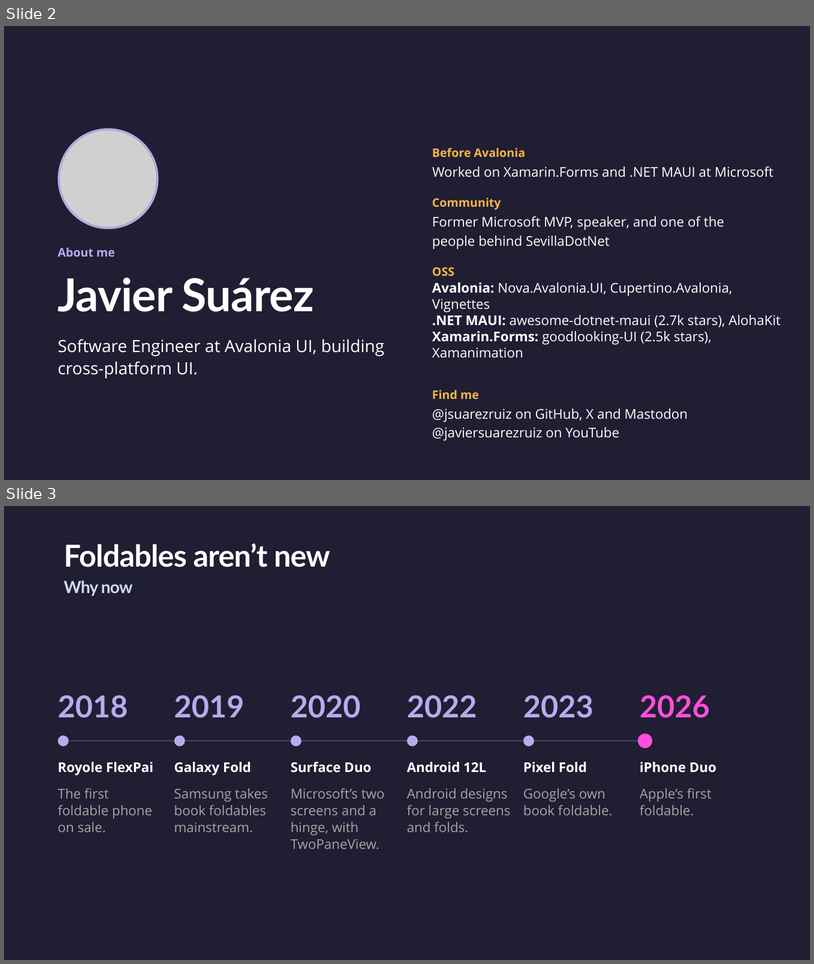
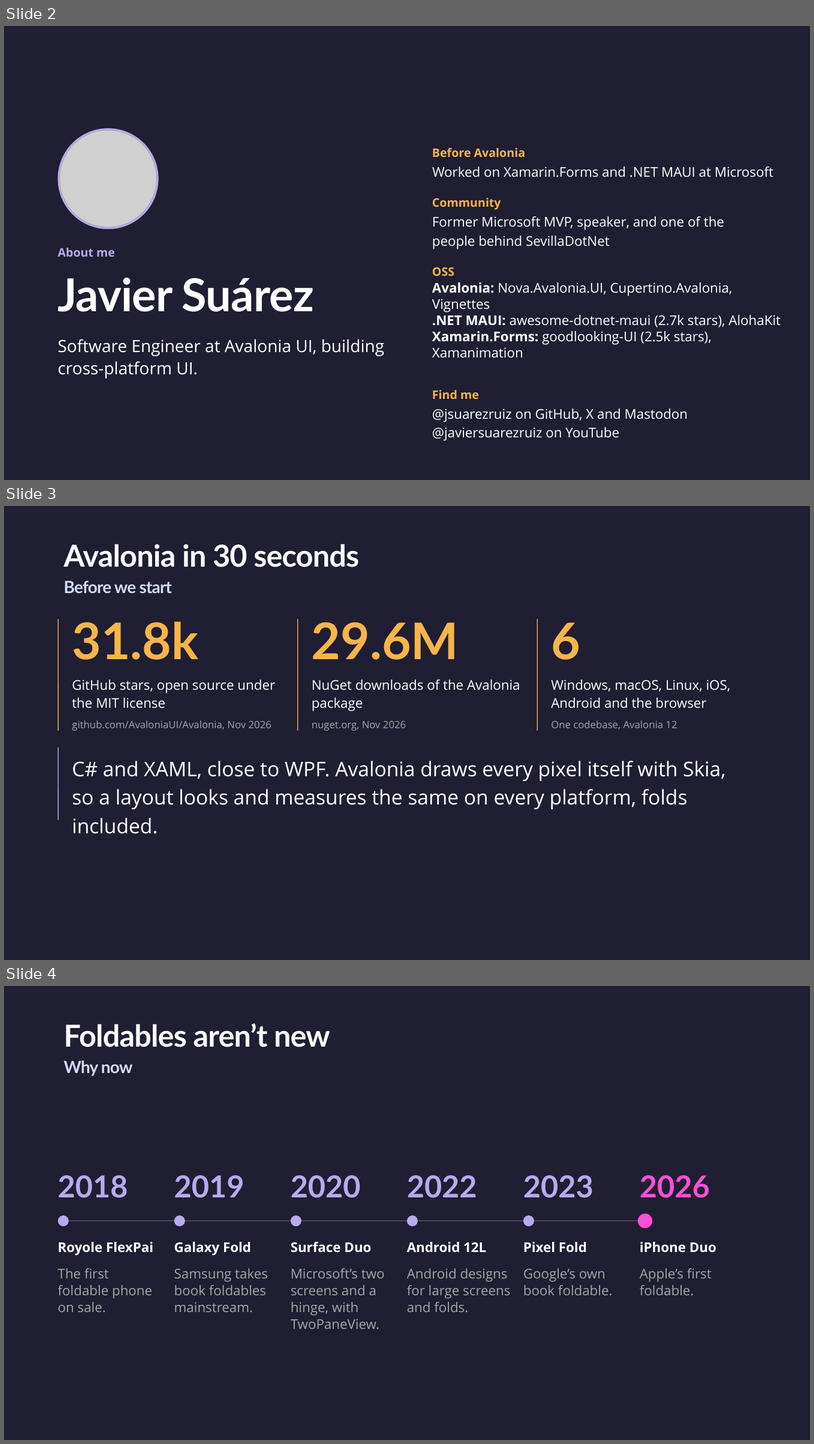
Before and after one commit to jsuarezruiz/dotnetconf2026-avalonia-foldables, a slide deck: Building Dual-Screen Experiences with Avalonia.pptx. Shown one above the other, each under a label of ours: slides 2 and 3 before the commit, slides 2, 3 and 4 after it. The pictures are 814x964 and 814x1444 pixels, drawn with LibreOffice and Linux fonts; fonts in the diff are those of the drawing; grey boxes stand for pictures. Boxes give left, top, right and bottom in pixels: in the first picture for what was removed or moved away, otherwise in the second. Text is boxed around its words. In the diff, an @@ line names an element or a change of style, - is before the commit and + after.

```diff
--- a/Building Dual-Screen Experiences with Avalonia.pptx
+++ b/Building Dual-Screen Experiences with Avalonia.pptx
@@ slide 3 added at [4,506,810,960], background #1F1E32 @@
@@ title added at [64,544,359,567], 36 pt, text #FEFFFE, bold @@
+Avalonia in 30 seconds
@@ text added at [64,580,173,593], 20 pt, text gradient #D2DBF5 to #8A95B6, bold @@
+Before we start
@@ line added from (59, 619) to (59, 730), #F7B548 1 pt @@
@@ text added at [72,621,198,660], 60 pt, text #F7B548, bold @@
+31.8k
@@ line added from (298, 619) to (298, 730), #F7B548 1 pt @@
@@ text added at [312,622,459,660], 60 pt, text #F7B548, bold @@
+29.6M
@@ line added from (537, 619) to (537, 730), #F7B548 1 pt @@
@@ text added at [551,622,581,660], 60 pt, text #F7B548, bold @@
+6
@@ text added at [72,679,275,708], 16 pt, text #FFFFFF @@
+GitHub stars, open source under the MIT license
@@ text added at [312,679,521,711], 16 pt, text #FFFFFF @@
+NuGet downloads of the Avalonia package
@@ text added at [551,679,731,708], 16 pt, text #FFFFFF @@
+Windows, macOS, Linux, iOS, Android and the browser
@@ text added at [72,720,272,730], 12 pt, text #A5A6A6 @@
+github.com/AvaloniaUI/Avalonia, Nov 2026
@@ text added at [312,721,406,730], 12 pt, text #A5A6A6 @@
+nuget.org, Nov 2026
@@ text added at [551,720,677,729], 12 pt, text #A5A6A6 @@
+One codebase, Avalonia 12
@@ line added from (59, 747) to (59, 820), #B9AAEE 1 pt @@
@@ text added at [72,760,726,809], 24 pt, text #FFFFFF @@
+C# and XAML, close to WPF. Avalonia draws every pixel itself with Skia, so a layout looks and measures the same on every platform, folds included.
@@ what was slide 3 is now slide 4 @@
```
Also in this commit, not shown: 1 slide changed, 1 other file.
